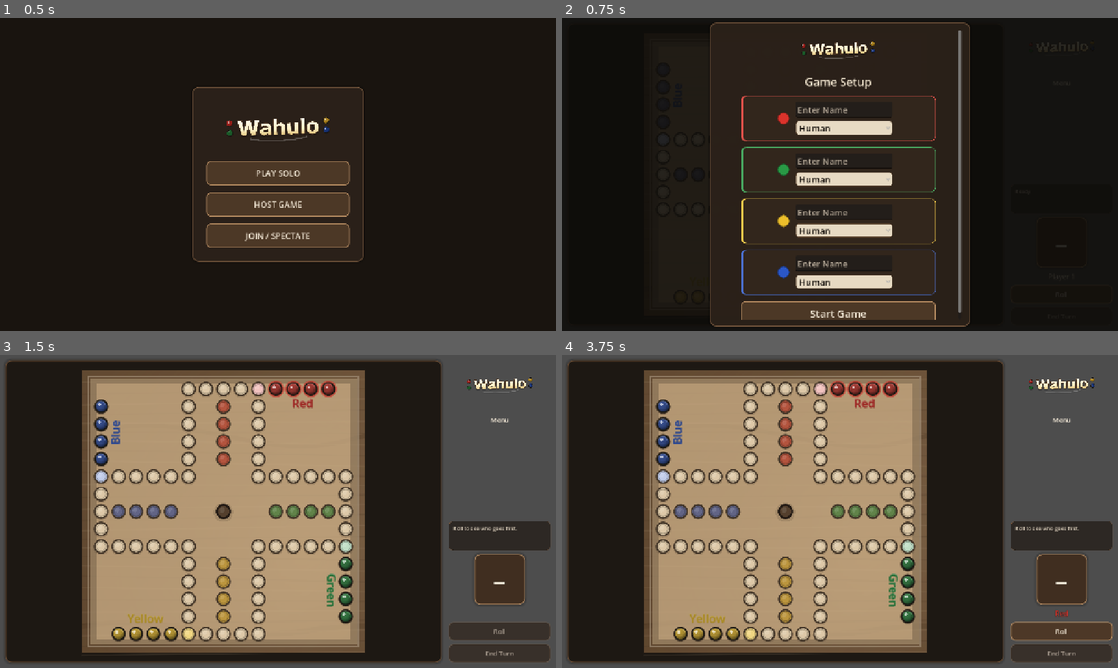
Above: before the commit, frames 1-4 (two rows, left to right).
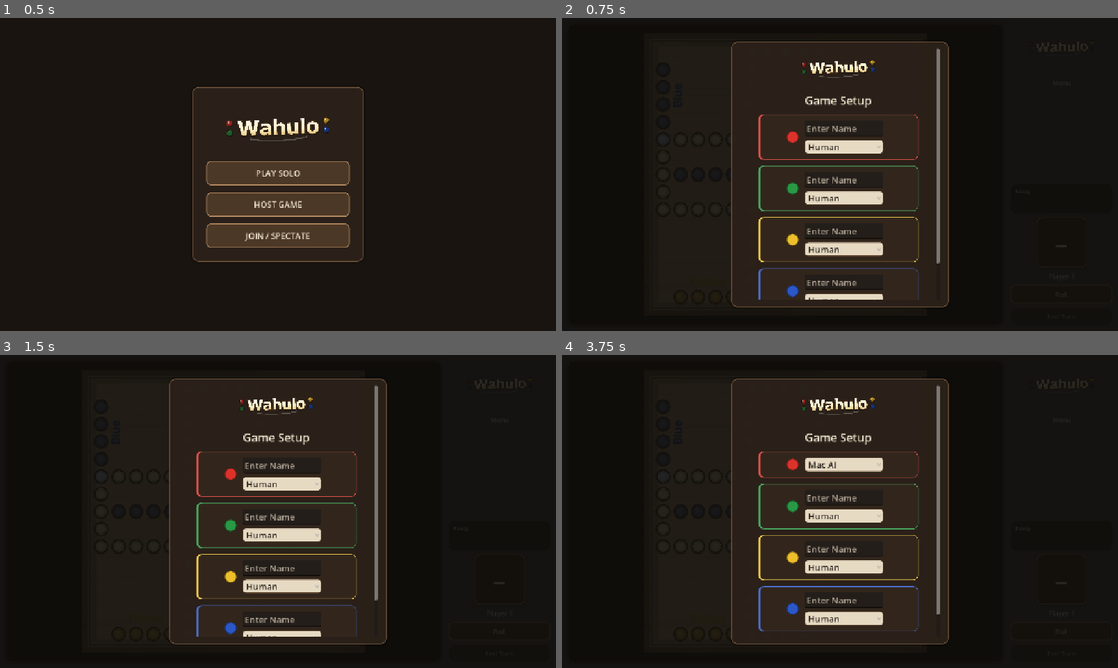
Above: after the commit, the same moments.

Repository: ItsTheMcCoy/wahoo-app
Game: Godot game, scene res://scenes/HomeScreen.tscn
The game is run twice, just before and just after one commit, with the same random seed, the same clock (stepped at 60 frames per second) and the same inputs.
Inputs (mouse positions are in pixels of both pictures, inside the frame that each line leads up to):
- Up to frame 1 (0.5 s): no input
- Up to frame 2 (0.75 s): click "PLAY SOLO" at 0.5 s
- Up to frame 3 (1.5 s): click (278, 649) at 1.25 s, where only the run before the commit has a clickable "Start Game"
- Up to frame 4 (3.75 s): click (1062, 630) at 2 s, where only the run after the commit has a clickable "Roll"; click (845, 483) at 2.75 s, where only the run after the commit has a clickable "Human"; click (845, 536) at 3.5 s, where only the run after the commit has a clickable "Human"

Frame 1 is identical in both runs. In frame 2, 18% of the frame differs, in the area x 26-74%, y 1-99%; in frame 3, 71%; in frame 4, 71%, in the area x 0-100%, y 0-100%.

Commit message:
Reduce Game Setup panel to floating dialog size
Width: 88% of viewport capped at 500px (was 96%/600px)
Height: 85% of viewport (was 97%), revealing background behind panel

Co-Authored-By: Claude Sonnet 4.6 <noreply@anthropic.com>

Diff:
--- a/godot/scripts/main.gd
+++ b/godot/scripts/main.gd
@@ -702,9 +702,8 @@
 func _apply_setup_layout(viewport_size: Vector2) -> void:
 	var ui_scale := _compute_setup_ui_scale(viewport_size)
 
-	# Panel nearly fills the screen; ScrollContainer handles overflow
-	var panel_w := minf(viewport_size.x * 0.96, 600.0 * ui_scale)
-	var panel_h := viewport_size.y * 0.97
+	var panel_w := minf(viewport_size.x * 0.88, 500.0 * ui_scale)
+	var panel_h := viewport_size.y * 0.85
 	_setup_panel.offset_left   = -panel_w * 0.5
 	_setup_panel.offset_right  =  panel_w * 0.5
 	_setup_panel.offset_top    = -panel_h * 0.5
Not shown, changed: godot/build/web/index.pck
